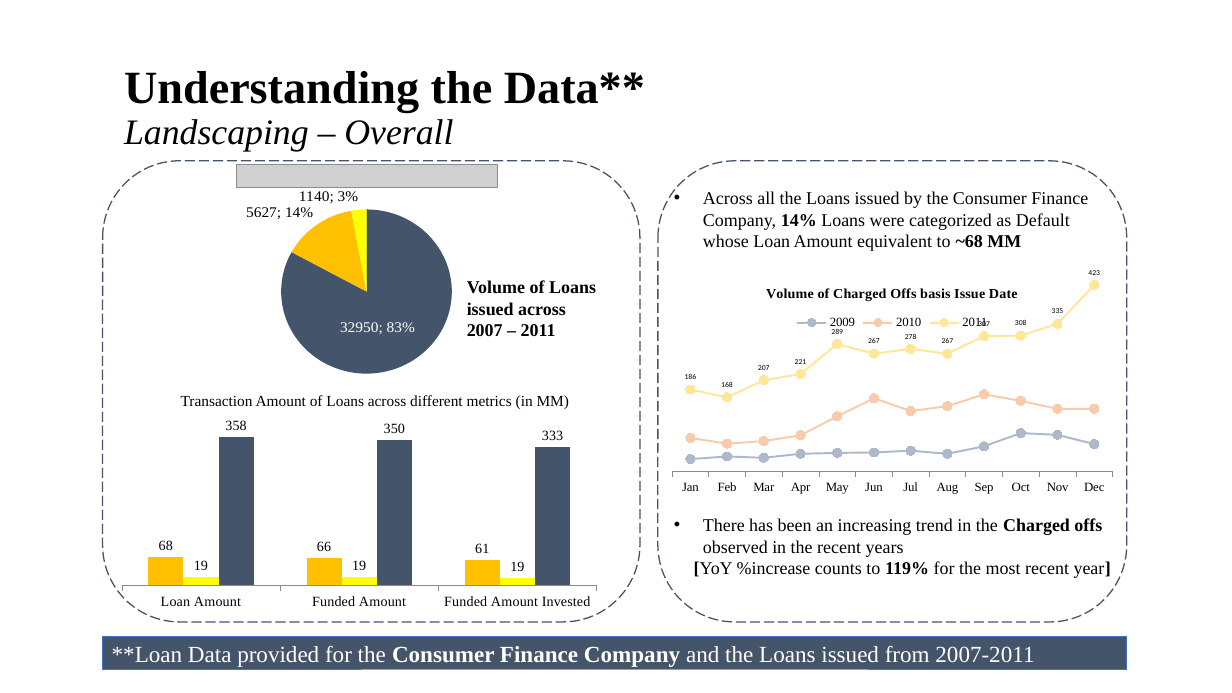
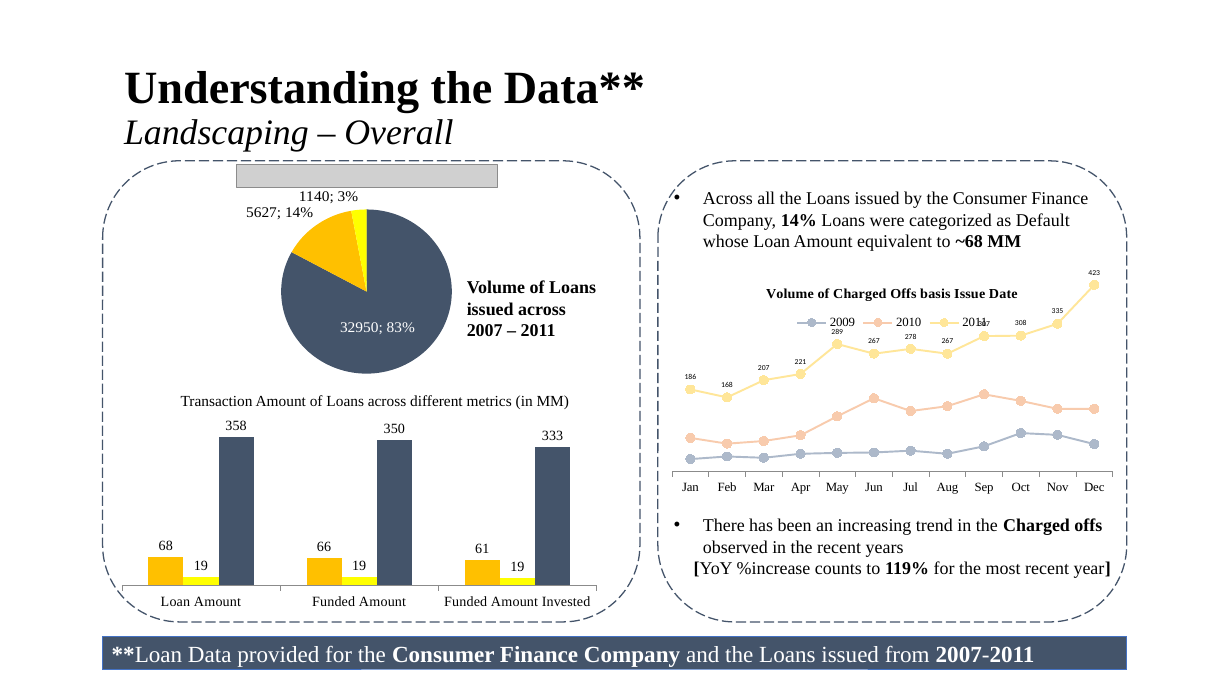
Before and after one commit to brijesh1100/P2-Gramener-Case-Study, a slide deck: slide 4 of Gramener_Case_Study_Presentation_SS.pptx. Drawn at 1232x693 pixels with LibreOffice and Linux fonts; fonts in the diff are those of the drawing; grey boxes stand for pictures; background and template pictures are left out. Boxes give left, top, right and bottom in pixels: in the first picture for what was removed or moved away, otherwise in the second. Text is boxed around its words. In the diff, an @@ line names an element or a change of style, - is before the commit and + after.

```diff
--- a/Gramener_Case_Study_Presentation_SS.pptx
+++ b/Gramener_Case_Study_Presentation_SS.pptx
@@ rectangle "**Loan Data provided for the ..." at (103,637,1127,669): bold on in "**Loan 2007-2011" @@
```
Also in this commit, not shown: 5 other slides changed, 5 slides added.
